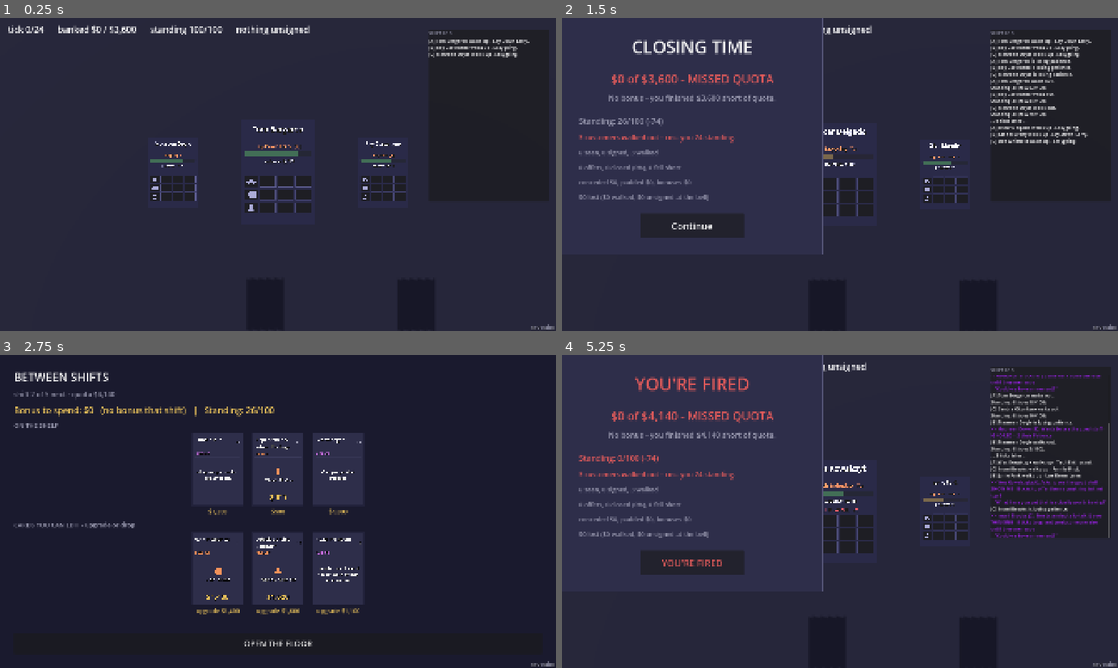
Above: before the commit, frames 1-4 (two rows, left to right).
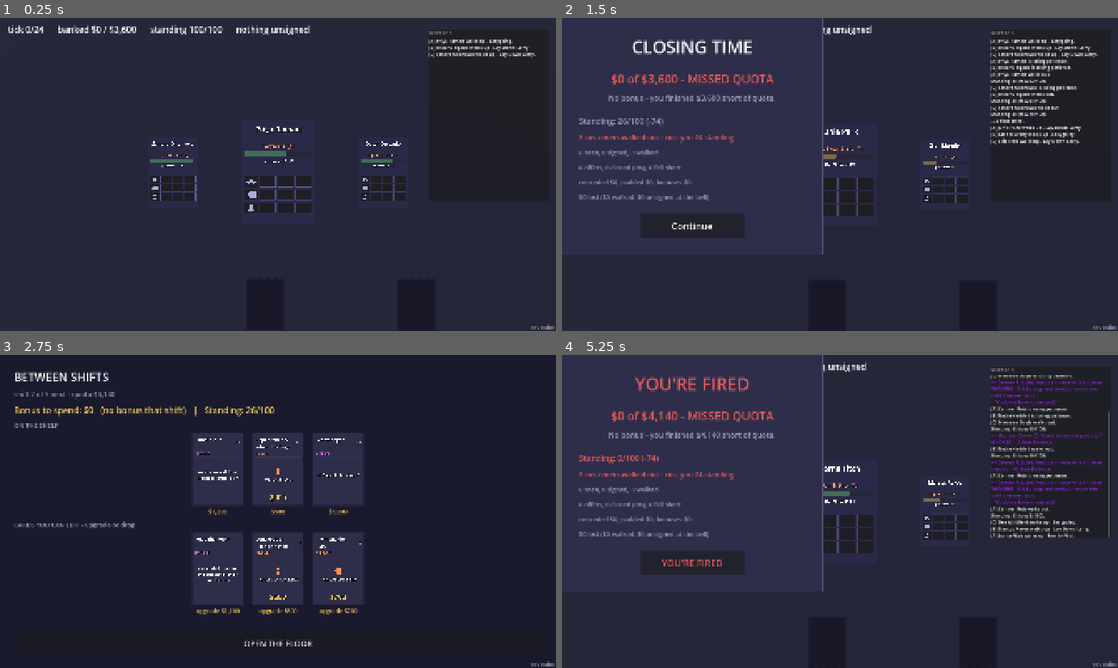
Above: after the commit, the same moments.

Repository: Painkills/RogueDealership
Game: Godot game, scene res://scenes/run.tscn
The game is run twice, just before and just after one commit, with the same random seed, the same clock (stepped at 60 frames per second) and the same inputs.
Inputs (mouse positions are in pixels of both pictures, inside the frame that each line leads up to):
- Up to frame 1 (0.25 s): no input
- Up to frame 2 (1.5 s): click (589, 30) at 0.5 s; click (589, 30) at 1.25 s
- Up to frame 3 (2.75 s): click "Continue" at 2 s
- Up to frame 4 (5.25 s): click (840, 395) at 2.75 s; click (778, 467) at 3.52 s; click "OPEN THE FLOOR" at 4.25 s; click (589, 367) at 5 s

The runs differ from the first frame. In frame 1, 0.8% of the frame differs, in the area x 27-97%, y 6-48%; in frame 2, 1.7%; in frame 3, 1.1%; in frame 4, 4.0%, in the area x 47-99%, y 6-59%.

Commit message:
balance: card and effect tuning pass, tests updated to match
ScaleBySales now applies its wrapped effect once unconditionally plus
once per sale (was: only per sale). Pad the Deal gains a second starter
copy. Discount, Explain, Bundle, Framing, Hard Close, Fearmonger and
Read the Room all retune their numbers, text, or (Fearmonger, Hard
Close) which effects they carry.

Updated the tests these numbers were pinned to rather than reverting
the balance changes: starter deck size/composition (15->16, 9->10
support), ScaleBySales's expected totals, the "no starter card moves a
full place for free" check (now also treats ChangeStanding as a real
cost, since Fearmonger moved its cost there), and the barren-hand seed
in test_the_floor_is_what_saves_a_hand_that_would_have_had_no_product
(reshuffled by the deck-size change; found seed 17 by sweep).

Co-Authored-By: Claude Sonnet 5 <noreply@anthropic.com>

Diff:
--- a/game/data/card_pool.tres
+++ b/game/data/card_pool.tres
@@ -1,6 +1,6 @@
-[gd_resource type="Resource" script_class="CardPool" format=3]
+[gd_resource type="Resource" script_class="CardPool" format=3 uid="uid://cwvxxcyiw3ag6"]
 
-[ext_resource type="Script" path="res://scripts/model/data/card_def.gd" id="1_gunhf"]
+[ext_resource type="Script" uid="uid://duanbribvke2t" path="res://scripts/model/data/card_def.gd" id="1_gunhf"]
 [ext_resource type="Resource" path="res://data/products/vsc.tres" id="2_5hkca"]
 [ext_resource type="Resource" path="res://data/products/gap.tres" id="3_3ka7l"]
 [ext_resource type="Resource" path="res://data/products/ppp.tres" id="4_rifbx"]
--- a/game/data/cards/bundle.tres
+++ b/game/data/cards/bundle.tres
@@ -1,9 +1,9 @@
-[gd_resource type="Resource" script_class="SupportCardDef" format=3]
+[gd_resource type="Resource" script_class="SupportCardDef" format=3 uid="uid://dn18oytl4nkuc"]
 
-[ext_resource type="Script" path="res://scripts/model/effects/effect.gd" id="1_1jlqr"]
-[ext_resource type="Script" path="res://scripts/model/effects/change_appeal.gd" id="2_rd8rl"]
-[ext_resource type="Script" path="res://scripts/model/effects/scale_by_sales.gd" id="3_xf33c"]
-[ext_resource type="Script" path="res://scripts/model/data/support_card_def.gd" id="4_p12a6"]
+[ext_resource type="Script" uid="uid://c51pnf18p6dao" path="res://scripts/model/effects/effect.gd" id="1_1jlqr"]
+[ext_resource type="Script" uid="uid://djds75iee2ktw" path="res://scripts/model/effects/change_appeal.gd" id="2_rd8rl"]
+[ext_resource type="Script" uid="uid://dcm2akc4ypipd" path="res://scripts/model/effects/scale_by_sales.gd" id="3_xf33c"]
+[ext_resource type="Script" uid="uid://56yr8s6ek5x3" path="res://scripts/model/data/support_card_def.gd" id="4_p12a6"]
 
 [sub_resource type="Resource" id="Resource_6ilyx"]
 script = ExtResource("2_rd8rl")
@@ -12,6 +12,7 @@
 [sub_resource type="Resource" id="Resource_dq0bg"]
 script = ExtResource("3_xf33c")
 inner = SubResource("Resource_6ilyx")
+amount = 3
 
 [sub_resource type="Resource" id="Resource_o4eqb"]
 script = ExtResource("2_rd8rl")
@@ -20,6 +21,7 @@
 [sub_resource type="Resource" id="Resource_21l6v"]
 script = ExtResource("3_xf33c")
 inner = SubResource("Resource_o4eqb")
+amount = 5
 
 [resource]
 script = ExtResource("4_p12a6")
--- a/game/data/cards/discount.tres
+++ b/game/data/cards/discount.tres
@@ -1,13 +1,13 @@
-[gd_resource type="Resource" script_class="SupportCardDef" format=3]
+[gd_resource type="Resource" script_class="SupportCardDef" format=3 uid="uid://k2k741u8565d"]
 
-[ext_resource type="Script" path="res://scripts/model/effects/effect.gd" id="1_x4q03"]
-[ext_resource type="Script" path="res://scripts/model/effects/change_appeal.gd" id="2_d8w72"]
-[ext_resource type="Script" path="res://scripts/model/effects/change_margin.gd" id="3_3kw8p"]
-[ext_resource type="Script" path="res://scripts/model/data/support_card_def.gd" id="4_srclt"]
+[ext_resource type="Script" uid="uid://c51pnf18p6dao" path="res://scripts/model/effects/effect.gd" id="1_x4q03"]
+[ext_resource type="Script" uid="uid://djds75iee2ktw" path="res://scripts/model/effects/change_appeal.gd" id="2_d8w72"]
+[ext_resource type="Script" uid="uid://ulx4li35o01c" path="res://scripts/model/effects/change_margin.gd" id="3_3kw8p"]
+[ext_resource type="Script" uid="uid://56yr8s6ek5x3" path="res://scripts/model/data/support_card_def.gd" id="4_srclt"]
 
 [sub_resource type="Resource" id="Resource_y1lle"]
 script = ExtResource("2_d8w72")
-amount = 8
+amount = 7
 
 [sub_resource type="Resource" id="Resource_5ct8g"]
 script = ExtResource("3_3kw8p")
@@ -15,7 +15,7 @@
 
 [sub_resource type="Resource" id="Resource_2tkkk"]
 script = ExtResource("2_d8w72")
-amount = 8
+amount = 7
 
 [sub_resource type="Resource" id="Resource_ij5n2"]
 script = ExtResource("3_3kw8p")
--- a/game/data/cards/explain.tres
+++ b/game/data/cards/explain.tres
@@ -1,8 +1,8 @@
-[gd_resource type="Resource" script_class="SupportCardDef" format=3]
+[gd_resource type="Resource" script_class="SupportCardDef" format=3 uid="uid://bkf04ay63nhf3"]
 
-[ext_resource type="Script" path="res://scripts/model/effects/effect.gd" id="1_75fpj"]
-[ext_resource type="Script" path="res://scripts/model/effects/change_appeal.gd" id="2_ahtpb"]
-[ext_resource type="Script" path="res://scripts/model/data/support_card_def.gd" id="3_m8x0i"]
+[ext_resource type="Script" uid="uid://c51pnf18p6dao" path="res://scripts/model/effects/effect.gd" id="1_75fpj"]
+[ext_resource type="Script" uid="uid://djds75iee2ktw" path="res://scripts/model/effects/change_appeal.gd" id="2_ahtpb"]
+[ext_resource type="Script" uid="uid://56yr8s6ek5x3" path="res://scripts/model/data/support_card_def.gd" id="3_m8x0i"]
 
 [sub_resource type="Resource" id="Resource_crdwm"]
 script = ExtResource("2_ahtpb")
@@ -10,7 +10,7 @@
 
 [sub_resource type="Resource" id="Resource_s6afa"]
 script = ExtResource("2_ahtpb")
-amount = 7
+amount = 6
 
 [resource]
 script = ExtResource("3_m8x0i")
--- a/game/data/cards/fearmonger.tres
+++ b/game/data/cards/fearmonger.tres
@@ -1,31 +1,33 @@
-[gd_resource type="Resource" script_class="SupportCardDef" format=3]
+[gd_resource type="Resource" script_class="SupportCardDef" format=3 uid="uid://cphvvxq2v5dsv"]
 
-[ext_resource type="Script" path="res://scripts/model/effects/effect.gd" id="1_fo6ct"]
-[ext_resource type="Script" path="res://scripts/model/effects/change_appeal.gd" id="2_kavsq"]
-[ext_resource type="Script" path="res://scripts/model/effects/change_patience.gd" id="3_vm77h"]
-[ext_resource type="Script" path="res://scripts/model/data/support_card_def.gd" id="4_67703"]
+[ext_resource type="Script" uid="uid://c51pnf18p6dao" path="res://scripts/model/effects/effect.gd" id="1_fo6ct"]
+[ext_resource type="Script" uid="uid://djds75iee2ktw" path="res://scripts/model/effects/change_appeal.gd" id="2_kavsq"]
+[ext_resource type="Script" uid="uid://b41b5fbmrgc8c" path="res://scripts/model/effects/change_standing.gd" id="3_kavsq"]
+[ext_resource type="Script" uid="uid://56yr8s6ek5x3" path="res://scripts/model/data/support_card_def.gd" id="4_67703"]
 
 [sub_resource type="Resource" id="Resource_1wqcv"]
 script = ExtResource("2_kavsq")
-amount = 7
+amount = 8
 
-[sub_resource type="Resource" id="Resource_jqmhi"]
-script = ExtResource("3_vm77h")
-amount = -4
+[sub_resource type="Resource" id="Resource_fo6ct"]
+script = ExtResource("3_kavsq")
+amount = -2
+metadata/_custom_type_script = "uid://b41b5fbmrgc8c"
 
 [sub_resource type="Resource" id="Resource_k1i42"]
 script = ExtResource("2_kavsq")
-amount = 10
+amount = 12
 
-[sub_resource type="Resource" id="Resource_y7uvo"]
-script = ExtResource("3_vm77h")
-amount = -4
+[sub_resource type="Resource" id="Resource_vm77h"]
+script = ExtResource("3_kavsq")
+amount = -3
+metadata/_custom_type_script = "uid://b41b5fbmrgc8c"
 
 [resource]
 script = ExtResource("4_67703")
-effects = Array[ExtResource("1_fo6ct")]([SubResource("Resource_1wqcv"), SubResource("Resource_jqmhi")])
-upgraded_effects = Array[ExtResource("1_fo6ct")]([SubResource("Resource_k1i42"), SubResource("Resource_y7uvo")])
+effects = Array[ExtResource("1_fo6ct")]([SubResource("Resource_1wqcv"), SubResource("Resource_fo6ct")])
+upgraded_effects = Array[ExtResource("1_fo6ct")]([SubResource("Resource_k1i42"), SubResource("Resource_vm77h")])
 id = &"fearmonger"
 display_name = "Fearmonger"
-text = "You describe, vividly, what happens to people who skip it. It works. It also costs them a third of their afternoon."
+text = "You describe, vividly, what happens to people who skip it. It works. It also makes you scary."
 price = 1000
--- a/game/data/cards/framing.tres
+++ b/game/data/cards/framing.tres
@@ -1,17 +1,13 @@
-[gd_resource type="Resource" script_class="SupportCardDef" format=3]
+[gd_resource type="Resource" script_class="SupportCardDef" format=3 uid="uid://cax4ucvogd36w"]
 
-[ext_resource type="Script" path="res://scripts/model/effects/effect.gd" id="1_j6e0e"]
-[ext_resource type="Script" path="res://scripts/model/effects/change_appeal.gd" id="2_hj4h7"]
-[ext_resource type="Script" path="res://scripts/model/effects/change_margin.gd" id="3_h2pb5"]
-[ext_resource type="Script" path="res://scripts/model/data/support_card_def.gd" id="4_u77cc"]
+[ext_resource type="Script" uid="uid://c51pnf18p6dao" path="res://scripts/model/effects/effect.gd" id="1_j6e0e"]
+[ext_resource type="Script" uid="uid://djds75iee2ktw" path="res://scripts/model/effects/change_appeal.gd" id="2_hj4h7"]
+[ext_resource type="Script" uid="uid://ulx4li35o01c" path="res://scripts/model/effects/change_margin.gd" id="3_h2pb5"]
+[ext_resource type="Script" uid="uid://56yr8s6ek5x3" path="res://scripts/model/data/support_card_def.gd" id="4_u77cc"]
 
 [sub_resource type="Resource" id="Resource_g0c8w"]
 script = ExtResource("2_hj4h7")
-amount = 4
-
-[sub_resource type="Resource" id="Resource_6eqqo"]
-script = ExtResource("3_h2pb5")
-amount = -150
+amount = 3
 
 [sub_resource type="Resource" id="Resource_cpvyu"]
 script = ExtResource("2_hj4h7")
@@ -23,9 +19,10 @@
 
 [resource]
 script = ExtResource("4_u77cc")
-effects = Array[ExtResource("1_j6e0e")]([SubResource("Resource_g0c8w"), SubResource("Resource_6eqqo")])
+effects = Array[ExtResource("1_j6e0e")]([SubResource("Resource_g0c8w")])
 upgraded_effects = Array[ExtResource("1_j6e0e")]([SubResource("Resource_cpvyu"), SubResource("Resource_3cq0c")])
 id = &"framing"
-display_name = "Payment Framing"
-text = "'That's eleven dollars a month.' Half the price of a discount for half the movement."
+display_name = "Coffe Framing"
+text = "'That's just 3 cups of coffe a day!' Paying in coffees seems to make things easier. "
+ticks = 0
 price = 1000
--- a/game/data/cards/hardclose.tres
+++ b/game/data/cards/hardclose.tres
@@ -1,32 +1,23 @@
-[gd_resource type="Resource" script_class="SupportCardDef" format=3]
+[gd_resource type="Resource" script_class="SupportCardDef" format=3 uid="uid://b34nnflt1ydxb"]
 
-[ext_resource type="Script" path="res://scripts/model/effects/effect.gd" id="1_dtsc6"]
-[ext_resource type="Script" path="res://scripts/model/effects/change_appeal.gd" id="2_cem2g"]
-[ext_resource type="Script" path="res://scripts/model/effects/change_patience.gd" id="3_53j4u"]
-[ext_resource type="Script" path="res://scripts/model/data/support_card_def.gd" id="4_g14ik"]
+[ext_resource type="Script" uid="uid://c51pnf18p6dao" path="res://scripts/model/effects/effect.gd" id="1_dtsc6"]
+[ext_resource type="Script" uid="uid://djds75iee2ktw" path="res://scripts/model/effects/change_appeal.gd" id="2_cem2g"]
+[ext_resource type="Script" uid="uid://56yr8s6ek5x3" path="res://scripts/model/data/support_card_def.gd" id="4_g14ik"]
 
 [sub_resource type="Resource" id="Resource_jydys"]
 script = ExtResource("2_cem2g")
 amount = 12
 
-[sub_resource type="Resource" id="Resource_uqqoy"]
-script = ExtResource("3_53j4u")
-amount = -6
-
 [sub_resource type="Resource" id="Resource_ik07u"]
 script = ExtResource("2_cem2g")
 amount = 16
 
-[sub_resource type="Resource" id="Resource_fs3w2"]
-script = ExtResource("3_53j4u")
-amount = -6
-
 [resource]
 script = ExtResource("4_g14ik")
-effects = Array[ExtResource("1_dtsc6")]([SubResource("Resource_jydys"), SubResource("Resource_uqqoy")])
-upgraded_effects = Array[ExtResource("1_dtsc6")]([SubResource("Resource_ik07u"), SubResource("Resource_fs3w2")])
+effects = Array[ExtResource("1_dtsc6")]([SubResource("Resource_jydys")])
+upgraded_effects = Array[ExtResource("1_dtsc6")]([SubResource("Resource_ik07u")])
 id = &"hardclose"
 display_name = "Hard Close"
-text = "You stop being pleasant about it. Two ticks off the whole floor, six off theirs, and it moves them further than anything else you own."
-ticks = 2
+text = "You stop being pleasant about it. You push them until they take it. The whole floor is waiting."
+ticks = 3
 price = 1300
--- a/game/data/cards/pad.tres
+++ b/game/data/cards/pad.tres
@@ -1,9 +1,9 @@
-[gd_resource type="Resource" script_class="SupportCardDef" format=3]
+[gd_resource type="Resource" script_class="SupportCardDef" format=3 uid="uid://db7b6txdy014g"]
 
-[ext_resource type="Script" path="res://scripts/model/effects/effect.gd" id="1_0q0j0"]
-[ext_resource type="Script" path="res://scripts/model/effects/change_appeal.gd" id="2_c58bq"]
-[ext_resource type="Script" path="res://scripts/model/effects/change_margin.gd" id="3_t6btv"]
-[ext_resource type="Script" path="res://scripts/model/data/support_card_def.gd" id="4_jlfgo"]
+[ext_resource type="Script" uid="uid://c51pnf18p6dao" path="res://scripts/model/effects/effect.gd" id="1_0q0j0"]
+[ext_resource type="Script" uid="uid://djds75iee2ktw" path="res://scripts/model/effects/change_appeal.gd" id="2_c58bq"]
+[ext_resource type="Script" uid="uid://ulx4li35o01c" path="res://scripts/model/effects/change_margin.gd" id="3_t6btv"]
+[ext_resource type="Script" uid="uid://56yr8s6ek5x3" path="res://scripts/model/data/support_card_def.gd" id="4_jlfgo"]
 
 [sub_resource type="Resource" id="Resource_4jeqi"]
 script = ExtResource("2_c58bq")
@@ -15,11 +15,11 @@
 
 [sub_resource type="Resource" id="Resource_qrnja"]
 script = ExtResource("2_c58bq")
-amount = -3
+amount = -5
 
 [sub_resource type="Resource" id="Resource_tgrmt"]
 script = ExtResource("3_t6btv")
-amount = 400
+amount = 600
 
 [resource]
 script = ExtResource("4_jlfgo")
@@ -27,6 +27,7 @@
 upgraded_effects = Array[ExtResource("1_0q0j0")]([SubResource("Resource_qrnja"), SubResource("Resource_tgrmt")])
 id = &"pad"
 display_name = "Pad the Deal"
-text = "You quietly widen the spread. Play it BEFORE you start conceding - padding a deal you have already dragged to the Line just pushes it back under."
+text = "They won't even notice the difference."
+copies = 2
 starter = true
 price = 900
--- a/game/data/cards/readroom.tres
+++ b/game/data/cards/readroom.tres
@@ -1,8 +1,8 @@
-[gd_resource type="Resource" script_class="SupportCardDef" format=3]
+[gd_resource type="Resource" script_class="SupportCardDef" format=3 uid="uid://b0sdb4urqiwpa"]
 
-[ext_resource type="Script" path="res://scripts/model/effects/effect.gd" id="1_8vwyo"]
-[ext_resource type="Script" path="res://scripts/model/effects/reveal_room.gd" id="2_mxwf3"]
-[ext_resource type="Script" path="res://scripts/model/data/support_card_def.gd" id="3_kqu7d"]
+[ext_resource type="Script" uid="uid://c51pnf18p6dao" path="res://scripts/model/effects/effect.gd" id="1_8vwyo"]
+[ext_resource type="Script" uid="uid://cgjl21wcy3iqp" path="res://scripts/model/effects/reveal_room.gd" id="2_mxwf3"]
+[ext_resource type="Script" uid="uid://56yr8s6ek5x3" path="res://scripts/model/data/support_card_def.gd" id="3_kqu7d"]
 
 [sub_resource type="Resource" id="Resource_ej50r"]
 script = ExtResource("2_mxwf3")
@@ -18,6 +18,6 @@
 upgraded_effects = Array[ExtResource("1_8vwyo")]([SubResource("Resource_a4ajm")])
 id = &"readroom"
 display_name = "Read the Room"
-text = "You shut up and watch. Tells you their LINE - how high Appeal has to climb before they say yes, and the ONLY way to learn it - plus which THIRD of the board they actually care about. Upgraded, it names their number one outright."
+text = "You shut up and watch. Tells you their line and what products they care about. "
 starter = true
 price = 1100
--- a/game/data/cards/smalltalk.tres
+++ b/game/data/cards/smalltalk.tres
@@ -1,8 +1,8 @@
-[gd_resource type="Resource" script_class="SupportCardDef" format=3]
+[gd_resource type="Resource" script_class="SupportCardDef" format=3 uid="uid://dfyop0dac1dl2"]
 
-[ext_resource type="Script" path="res://scripts/model/effects/effect.gd" id="1_eqeo5"]
-[ext_resource type="Script" path="res://scripts/model/effects/change_patience.gd" id="2_vesdw"]
-[ext_resource type="Script" path="res://scripts/model/data/support_card_def.gd" id="3_la8pn"]
+[ext_resource type="Script" uid="uid://c51pnf18p6dao" path="res://scripts/model/effects/effect.gd" id="1_eqeo5"]
+[ext_resource type="Script" uid="uid://bswvlmlj77d75" path="res://scripts/model/effects/change_patience.gd" id="2_vesdw"]
+[ext_resource type="Script" uid="uid://56yr8s6ek5x3" path="res://scripts/model/data/support_card_def.gd" id="3_la8pn"]
 
 [sub_resource type="Resource" id="Resource_r5yyh"]
 script = ExtResource("2_vesdw")
--- a/game/scripts/model/effects/scale_by_sales.gd
+++ b/game/scripts/model/effects/scale_by_sales.gd
@@ -1,5 +1,5 @@
 class_name ScaleBySales extends Effect
-## Combinator: applies the wrapped effect once per product already taken.
+## Combinator: applies the wrapped effect once and then once again per product already taken.
 ## Worth nothing on a first offer and enormous on a fourth.
 
 @export var inner: Effect
@@ -7,8 +7,9 @@
 func apply(ctx: EffectContext) -> void:
 	if inner == null:
 		return
+	inner.apply(ctx) # Add the value once, and then again for each sale.
 	for _i in range(ctx.sales_so_far):
 		inner.apply(ctx)
 
 func describe() -> String:
-	return "%s per product already taken" % (inner.describe() if inner else "?")
+	return "%s plus an additional %s per product taken" % (inner.describe() if inner else "?")
--- a/game/tests/test_effects.gd
+++ b/game/tests/test_effects.gd
@@ -45,9 +45,11 @@
 	var ctx := _offer_ctx()
 	ctx.sales_so_far = 3
 	e.apply(ctx)
-	h.eq("+4 per product already taken", ctx.offer.appeal, 30 + 12)
+	# One application always, plus one more per product already taken -
+	# four applications total at 3 sales, not three.
+	h.eq("+4 once, then +4 per product already taken", ctx.offer.appeal, 30 + 16)
 
-func test_scale_by_sales_is_worth_nothing_on_a_first_offer() -> void:
+func test_scale_by_sales_still_applies_once_on_a_first_offer() -> void:
 	var inner := ChangeAppeal.new()
 	inner.amount = 4
 	var e := ScaleBySales.new()
@@ -55,7 +57,8 @@
 	var ctx := _offer_ctx()
 	ctx.sales_so_far = 0
 	e.apply(ctx)
-	h.eq("nothing yet", ctx.offer.appeal, 30)
+	h.eq("the base application still lands with no sales yet",
+		ctx.offer.appeal, 30 + 4)
 
 func test_margin_bonus_lands_on_the_sale_not_the_offer() -> void:
 	var e := MarginBonus.new()
@@ -83,16 +86,16 @@
 		h.check("%s says something" % e.get_script().resource_path.get_file(),
 			d.strip_edges() != "")
 
-func test_the_starter_deck_is_fifteen_cards() -> void:
+func test_the_starter_deck_is_sixteen_cards() -> void:
 	var total := 0
 	var products := 0
 	for c in _pool().starter_cards():
 		total += c.copies
 		if c is ProductCardDef:
 			products += c.copies
-	h.eq("fifteen cards", total, 15)
+	h.eq("sixteen cards", total, 16)
 	h.eq("six of them products", products, 6)
-	h.eq("nine support", total - products, 9)
+	h.eq("ten support", total - products, 10)
 
 func test_no_starter_card_moves_a_full_place_on_their_list_for_free() -> void:
 	## m2's rule: a card worth a whole rank step becomes a substitute for
@@ -112,6 +115,8 @@
 				free = false
 			elif e is ChangePatience and e.amount < 0:
 				free = false
+			elif e is ChangeStanding and e.amount < 0:
+				free = false
 		if free and c.ticks <= 1:
 			h.check("%s moves less than one place (%d < %d)"
 				% [c.id, appeal, appeal_step], appeal < appeal_step)
--- a/game/tests/test_shift_clock.gd
+++ b/game/tests/test_shift_clock.gd
@@ -85,10 +85,10 @@
 	s._burn(1, "cards")
 	h.check("closing time", s.is_over())
 
-func test_the_starting_deck_is_fifteen_instances() -> void:
+func test_the_starting_deck_is_sixteen_instances() -> void:
 	var s := _shift([&"easygoing"])
 	var total: int = s.draw.size() + s.hand.size() + s.discard.size()
-	h.eq("fifteen cards in play", total, 15)
+	h.eq("sixteen cards in play", total, 16)
 	h.eq("hand filled to size", s.hand.size(), s.cfg.hand_size)
 
 func test_every_card_instance_has_its_own_uid() -> void:
@@ -129,10 +129,10 @@
 
 func test_no_opening_hand_is_ever_dealt_without_a_product() -> void:
 	## A hand of pure support against a seated customer is nearly a dead turn:
-	## needs_offer defaults to true, so 6 of the 9 starter support cards refuse to
-	## play with an empty table, leaving Read the Room, two Small Talks, and then
-	## dig at a tick a card. Unbiased, C(9,5)/C(15,5) = 4.2% of hands land there -
-	## so 300 seeds catch a regression essentially every time.
+	## needs_offer defaults to true, so 7 of the 10 starter support cards refuse
+	## to play with an empty table, leaving Read the Room and two Small Talks,
+	## and then dig at a tick a card. Unbiased, C(10,5)/C(16,5) = 5.8% of hands
+	## land there - so 300 seeds catch a regression essentially every time.
 	var worst := 99
 	for seed_value in range(1, 301):
 		var n := _products_in(_seeded(seed_value).hand)
@@ -142,11 +142,11 @@
 
 func test_the_floor_is_what_saves_a_hand_that_would_have_had_no_product() -> void:
 	## The paired case, and the reason the sweep above is not just asserting that
-	## decks are usually kind. Seed 15 deals five support cards with the bias off,
+	## decks are usually kind. Seed 17 deals five support cards with the bias off,
 	## and one product with it on - so the floor is doing the work, and nothing
-	## else about the deal moved. (It was seed 8 until Small Talk's second copy
-	## made the deck 15 cards and moved every shuffle.)
-	const BARREN_SEED := 15
+	## else about the deal moved. (It was seed 15 until Pad the Deal's second copy
+	## made the deck 16 cards and moved every shuffle again.)
+	const BARREN_SEED := 17
 	h.eq("bias off: a hand of pure support",
 		_products_in(_seeded(BARREN_SEED, {"hand_min_products": 0}).hand), 0)
 	var on := _seeded(BARREN_SEED)
Not shown: 1 places in game/data/card_pool.tres that only renumber resources
Not shown: 1 places in game/data/cards/smalltalk.tres that only renumber resources
